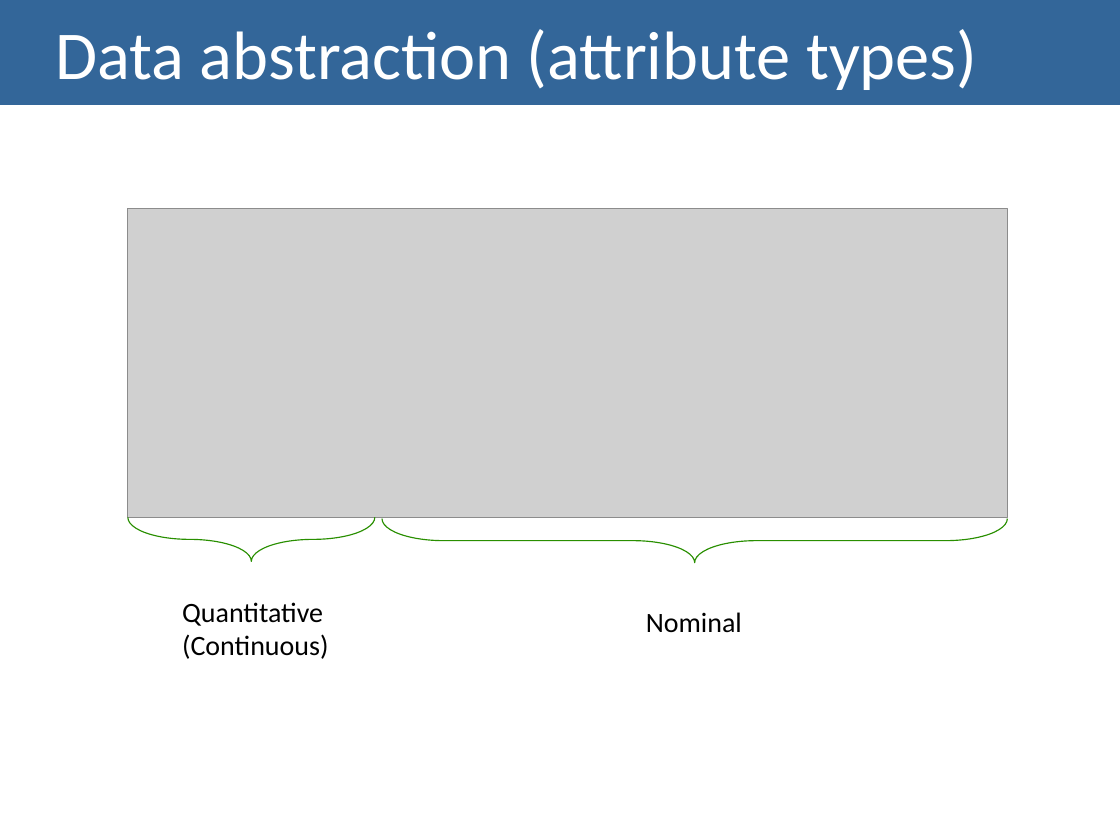
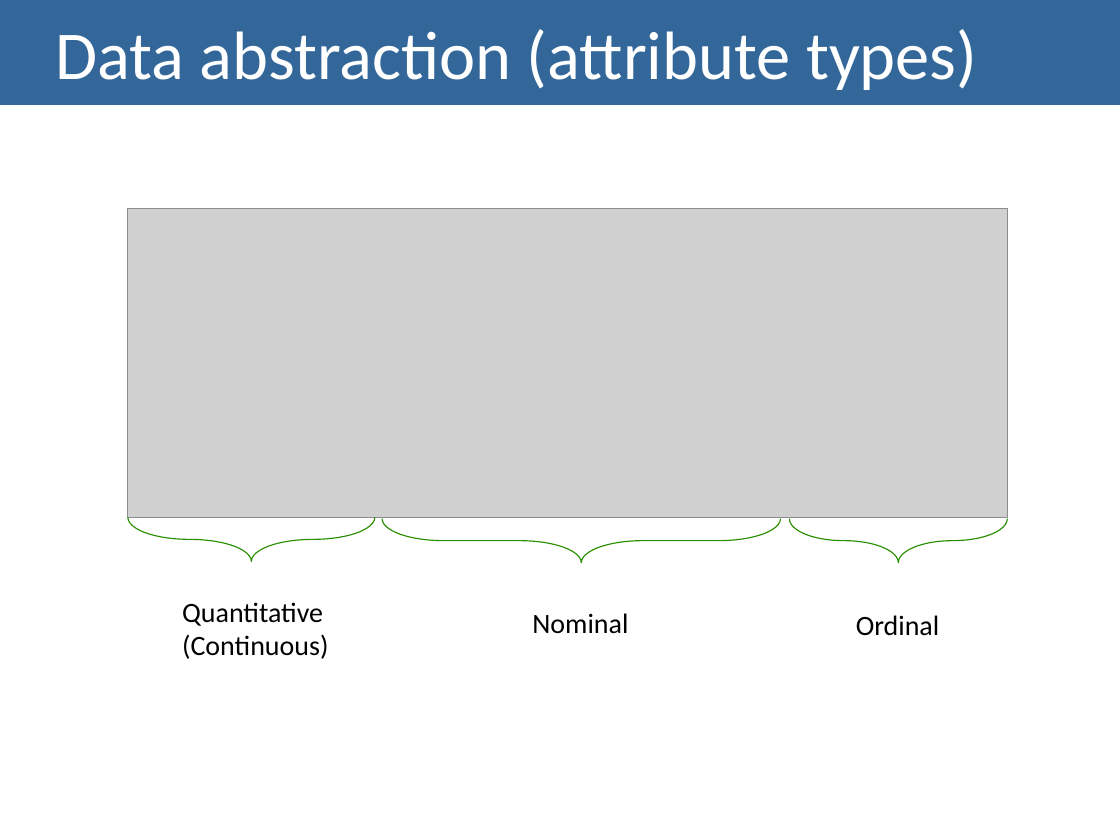
Before and after one commit to carboned4/V_I_2015_1, a slide deck: slide 20 of checkpoint2/G01A - Checkpoint2 Presentation.pptx. Drawn at 1120x840 pixels with LibreOffice and Linux fonts; fonts in the diff are those of the drawing; grey boxes stand for pictures. Boxes give left, top, right and bottom in pixels: in the first picture for what was removed or moved away, otherwise in the second. Text is boxed around its words. In the diff, an @@ line names an element or a change of style, - is before the commit and + after.

Commit message:
fix ppt2

```diff
--- a/checkpoint2/G01A - Checkpoint2 Presentation.pptx
+++ b/checkpoint2/G01A - Checkpoint2 Presentation.pptx
@@ right brace: place and size @@
-right brace at box(382, 519, 1007, 563)
+right brace at box(381, 519, 780, 563)
@@ right brace added at box(788, 519, 1007, 562), outline #299000 0.75 pt @@
@@ text "Nominal": place and size @@
-text "Nominal" at box(646, 612, 742, 632)
+text "Nominal" at box(532, 613, 628, 634)
@@ text added at box(856, 615, 939, 636), 18 pt, text #000000 @@
+Ordinal
```
Also in this commit, not shown: 1 other file.
